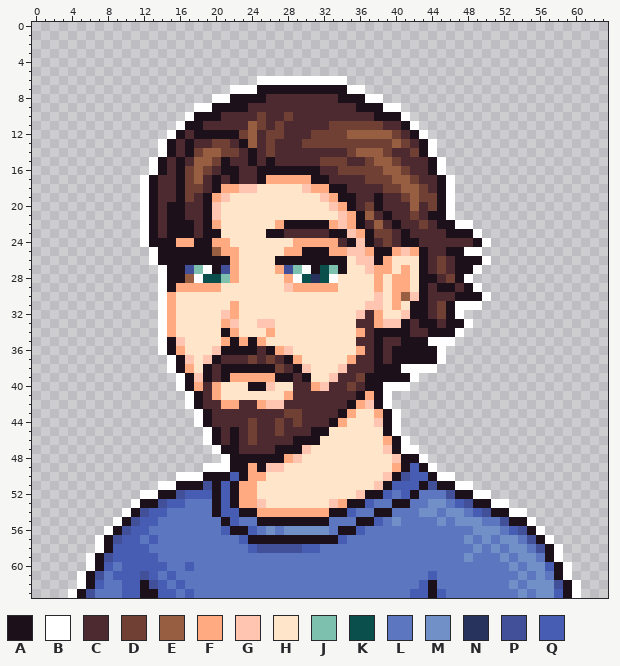
File history of a pixel-art sprite, graphics/field_mugshots/people/louis/normal.png. Above is the file before it was changed.
The file is 64x64 pixels.
Palette (. is transparent): A #1c101b  B #ffffff  C #4d2930  D #714035  E #975e41  F #ffaa80  G #ffc5b0  H #ffe6ca  J #7dc0ae  K #0a4f4b  L #5c77bf  M #7190c7  N #27325d  P #42509a  Q #475cb3
The same view after the edit:
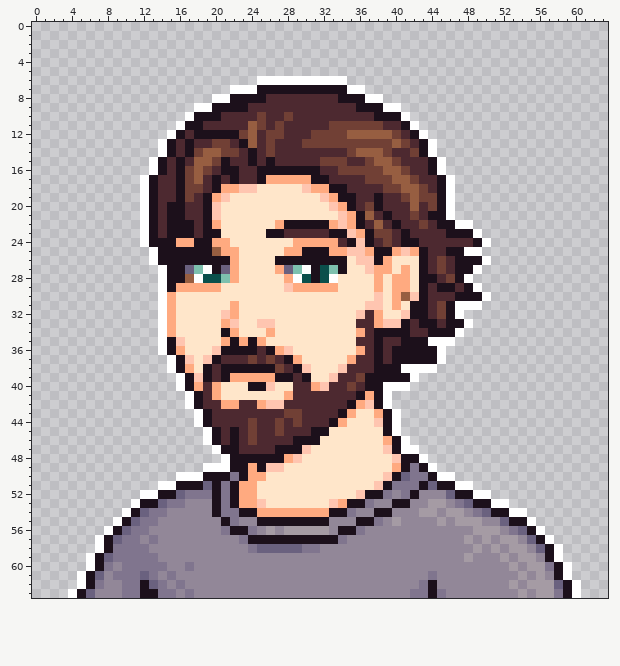
Changes in this commit:
colour L: #5c77bf -> #928798
colour M: #7190c7 -> #a59ba4
colour P: #42509a -> #6a617f
colour Q: #475cb3 -> #80758e
y 28: x 31 N -> A
Boxes around the changes in both pictures, in picture pixels (x1, y1, x2, y2):
changed: (185, 265, 194, 274)
changed: (221, 265, 230, 274)
changed: (284, 265, 320, 283)
changed: (86, 463, 563, 598)
